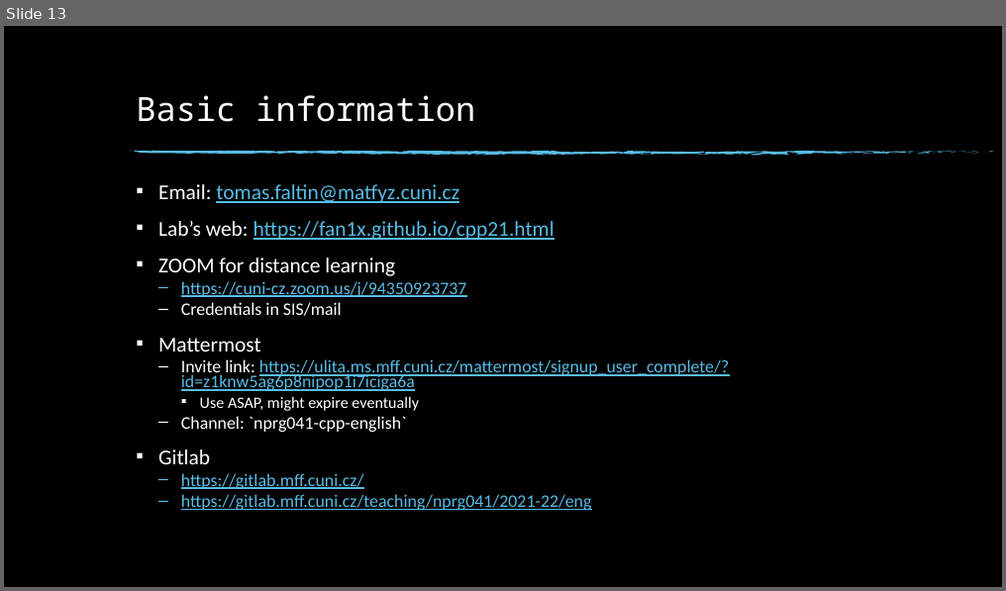
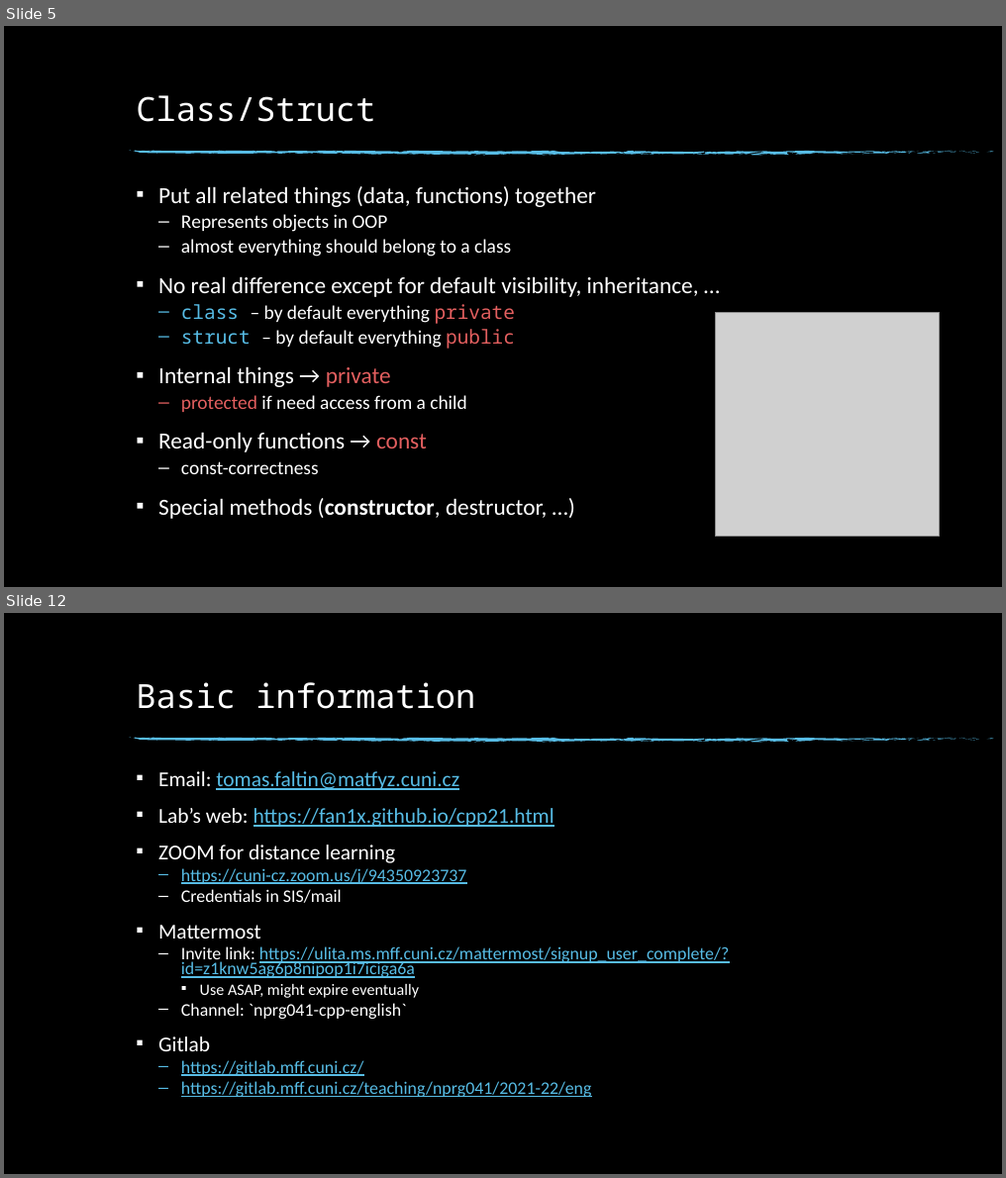
Before and after one commit to fan1x/fan1x.github.io, a slide deck: data/2021-22/cpp/ex02.pptx. Shown one above the other, each under a label of ours: slide 13 before the commit, slides 5 and 12 after it; the slides between them are not shown. The pictures are 1006x591 and 1006x1178 pixels, drawn with LibreOffice and Linux fonts; fonts in the diff are those of the drawing; grey boxes stand for pictures; background and template pictures are left out. Boxes give left, top, right and bottom in pixels: in the first picture for what was removed or moved away, otherwise in the second. Text is boxed around its words. In the diff, an @@ line names an element or a change of style, - is before the commit and + after.

```diff
--- a/data/2021-22/cpp/ex02.pptx
+++ b/data/2021-22/cpp/ex02.pptx
@@ slide 5 added at bbox=[4, 26, 1002, 587], background picture (left out); not listed: 74 template elements that a slide beside it also shows @@
@@ title added at bbox=[136, 95, 375, 122], 32 pt, text #FFFFFF @@
+Class/Struct
@@ text added at bbox=[158, 186, 699, 519], 22.2 pt, text #FFFFFF @@
+▪ Put all related things (data, functions) together
+  – Represents objects in OOP
+  – almost everything should belong to a class
+▪ No real difference except for default visibility, inheritance, …
+  – class – by default everything private
+  – struct – by default everything public
+▪ Internal things → private
+  – protected if need access from a child
+▪ Read-only functions → const
+  – const-correctness
+▪ Special methods (constructor, destructor, …)
@@ picture added at bbox=[715, 313, 939, 537] @@
@@ what was slide 13 is now slide 12 @@
```
Also in this commit, not shown: 6 slides changed, 4 other slides added, 6 slides removed, 1 other file.
